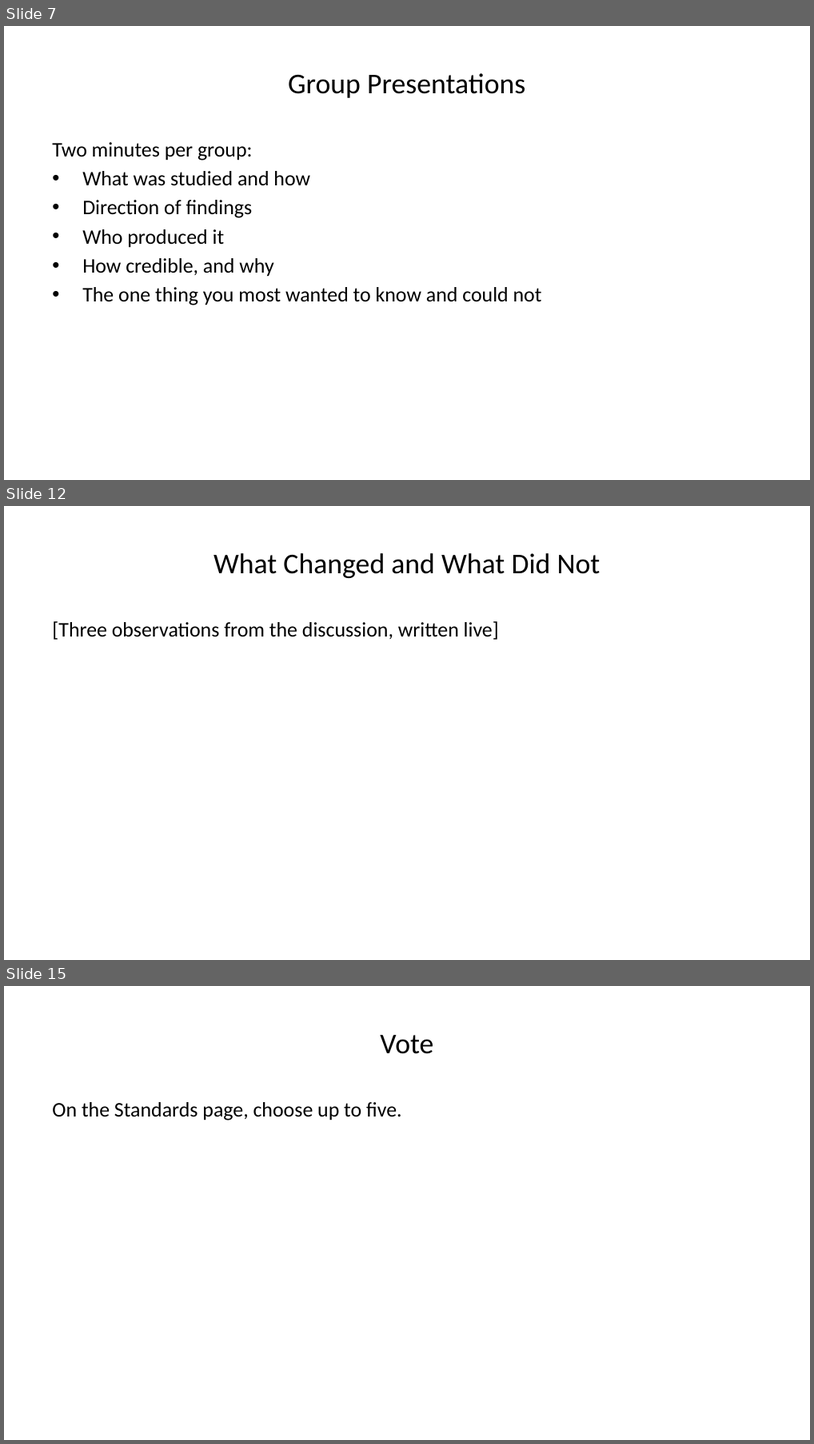
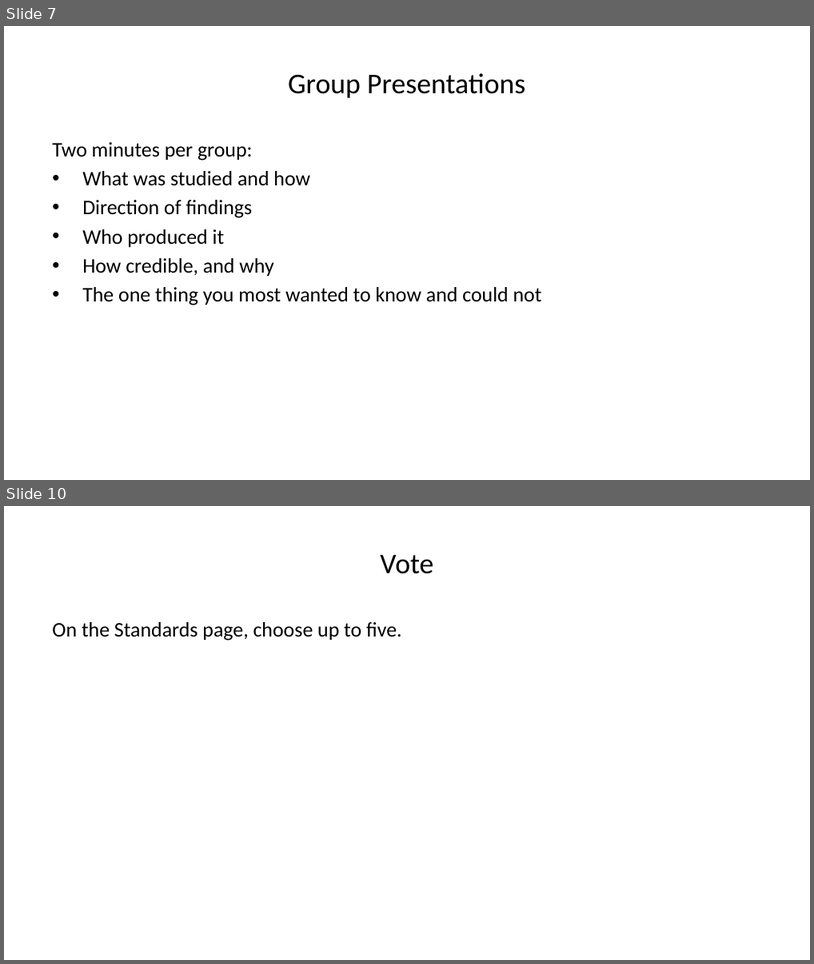
Before and after one commit to steffenerickson/edtech-evidence-lab, a slide deck: slides/output/edtech_slides_v2.pptx. Shown one above the other, each under a label of ours: slides 7, 12 and 15 before the commit, slides 7 and 10 after it; the slides between them are not shown. The pictures are 814x1444 and 814x964 pixels, drawn with LibreOffice and Linux fonts; fonts in the diff are those of the drawing. Boxes give left, top, right and bottom in pixels: in the first picture for what was removed or moved away, otherwise in the second. Text is boxed around its words. In the diff, an @@ line names an element or a change of style, - is before the commit and + after.

```diff
--- a/slides/output/edtech_slides_v2.pptx
+++ b/slides/output/edtech_slides_v2.pptx
@@ slide 12 removed at bbox=[4, 506, 810, 960], background #FFFFFF @@
@@ title removed at bbox=[214, 553, 601, 578] @@
-What Changed and What Did Not
@@ text removed at bbox=[52, 621, 499, 640] @@
-[Three observations from the discussion, written live]
@@ what was slide 15 is now slide 10 @@
```
Also in this commit, not shown: 4 slides changed, 1 slide added, 5 other slides removed, 10 other files.
